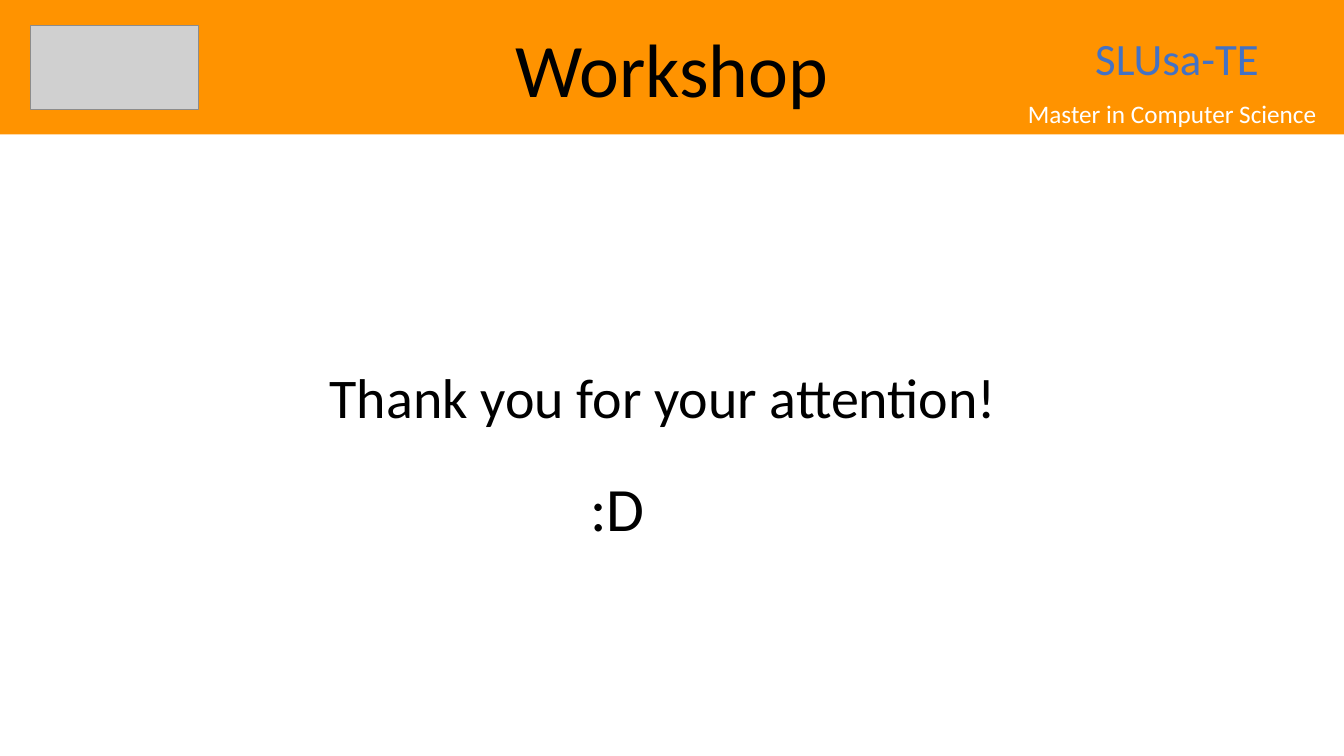
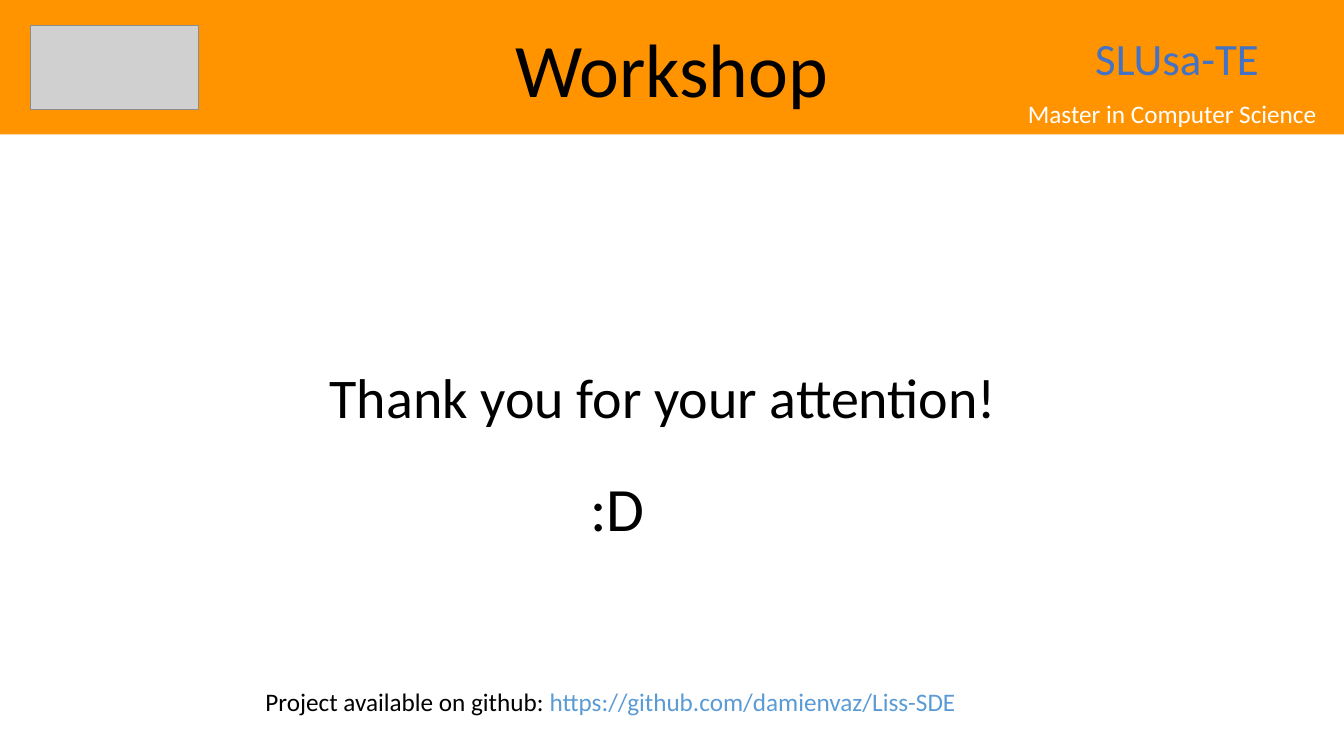
Before and after one commit to damienvaz/Latex-LISS-SDE, a slide deck: slide 18 of Thesis.pptx. Drawn at 1344x756 pixels with LibreOffice and Linux fonts; fonts in the diff are those of the drawing; grey boxes stand for pictures. Boxes give left, top, right and bottom in pixels: in the first picture for what was removed or moved away, otherwise in the second. Text is boxed around its words. In the diff, an @@ line names an element or a change of style, - is before the commit and + after.

```diff
--- a/Thesis.pptx
+++ b/Thesis.pptx
@@ text added at (265,693,956,716), 18 pt, text #5B9BD5 @@
+Project available on github: https://github.com/damienvaz/Liss-SDE
```
Also in this commit, not shown: 1 other slide changed, 1 other file.
